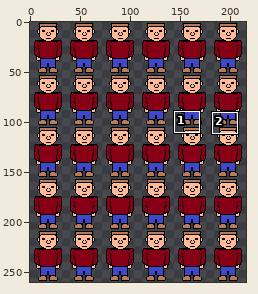
One commit to this sprite sheet: images/NPCs/Dodd.png. Above, an overview of the earlier version with the close-up marked.
Close-up. First the earlier version:
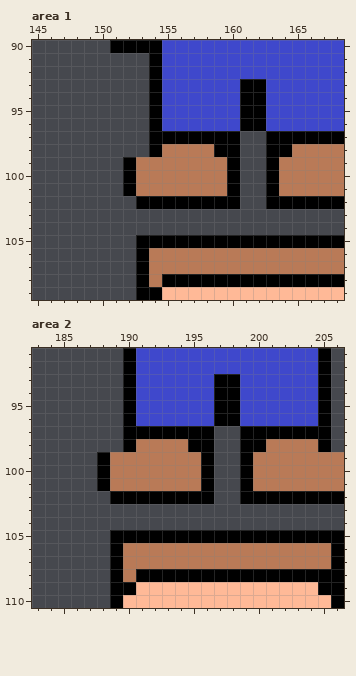
The file is 216x260 pixels. Shown: area 1: x 145..168, y 90..109; area 2: x 183..206, y 91..110. The commit also changed other parts of the picture, which this record leaves out.
The same view after the edit:
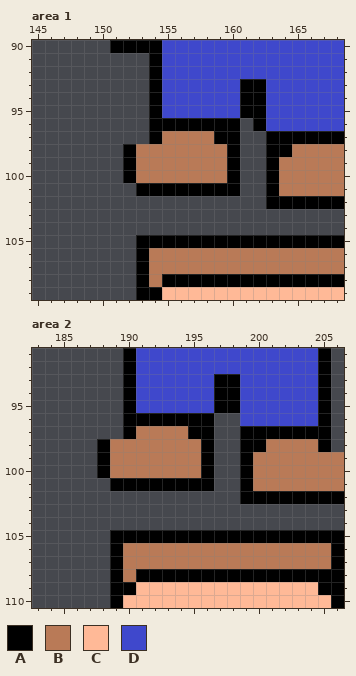
Palette (. is transparent): A #000000  B #b97a57  C #ffb997  D #3f48cc
From old to new:
Area 1:
There is now colour A in row 98 at x 152.
The edit turns colour B into colour A in row 101 at x 153 to 159.
The edit turns colour D into colour A in row 96 at x 155 to 160.
There is now colour B in row 98 at x 153.
The edit turns colour A into colour B in row 97 at x 155 to 158; in row 98 at x 154 and 159.
The author cleared colour A in row 96 at x 161; in row 101 at x 152; in row 102 at x 153 to 160.
Area 2:
There is now colour A in row 98 at x 188.
The edit turns colour B into colour A in row 101 at x 189 to 195.
The edit turns colour D into colour A in row 96 at x 191 to 196.
There is now colour B in row 98 at x 189.
The edit turns colour A into colour B in row 97 at x 191 to 194; in row 98 at x 190 and 195.
The author cleared colour A in row 96 at x 197 to 198; in row 101 at x 188; in row 102 at x 189 to 196.
Pixel boxes of the changes (left, top, right, bottom) in both close-ups:
changed: (123, 118, 253, 209)
changed: (97, 413, 240, 504)
